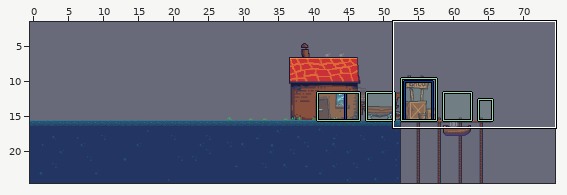
One commit to this LDtk project: res/levels.ldtk. Above: a wide view before the commit, with the close-up outlined.
Close-up. First the earlier version:
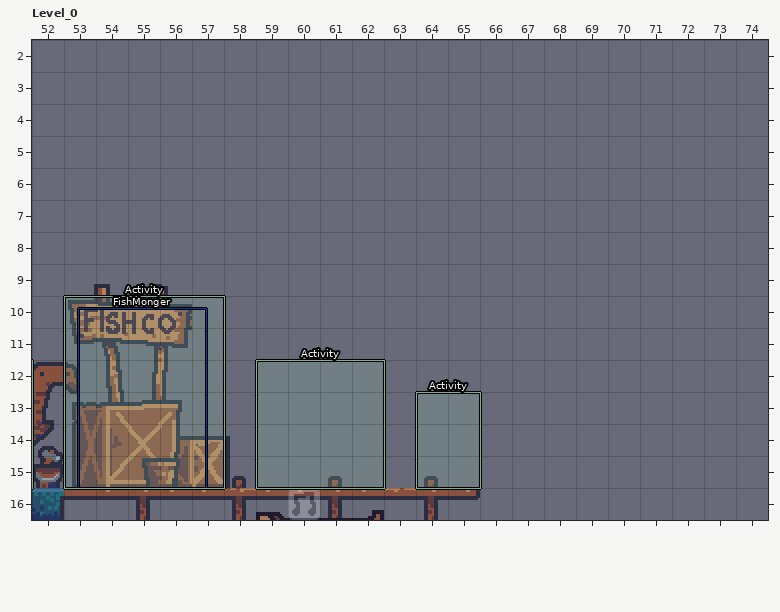
Cells are 16x16 px. Shown: Level_0 x 52..74, y 2..16.
The result:
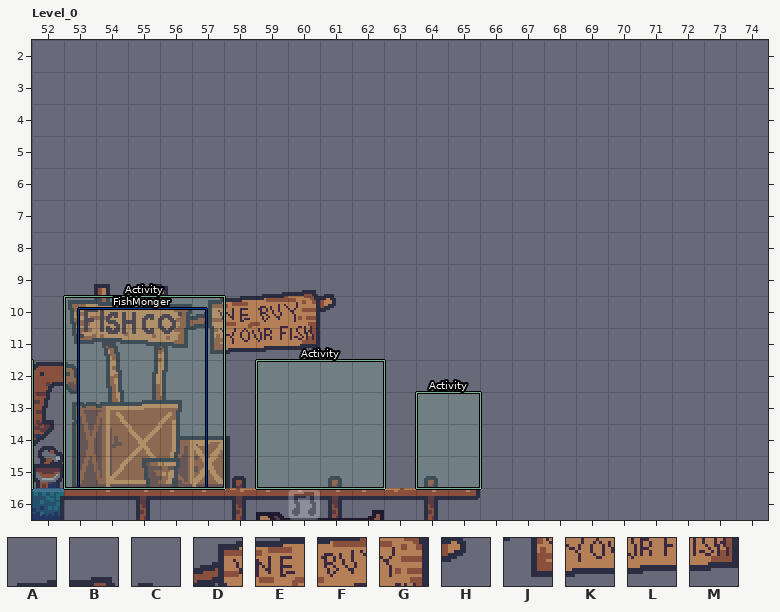
Key: from "Town_Tiles": A 600, B 601, C 602, D 662, E 663, F 664, G 665, H 666, J 726, K 727, L 728, M 729.
_ is an empty cell.
Change:
Layer "Background":
y 9: x 59..61 ___ -> ABC
y 10: x 57..61 _____ -> DEFGH
y 11: x 57..60 ____ -> JKLM
Where, in picture pixels (left, top, right, bottom), the same in both close-ups:
added: (192, 290, 336, 354)
